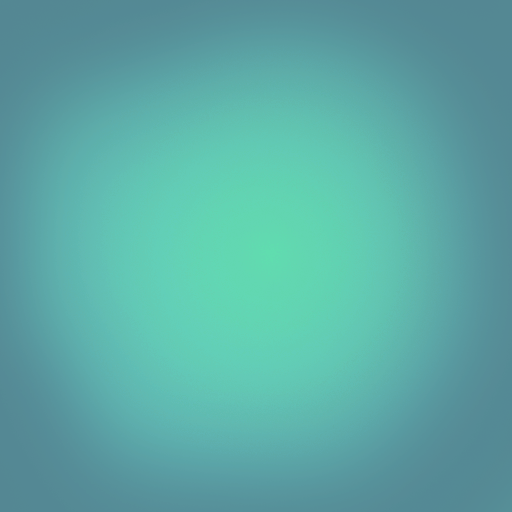
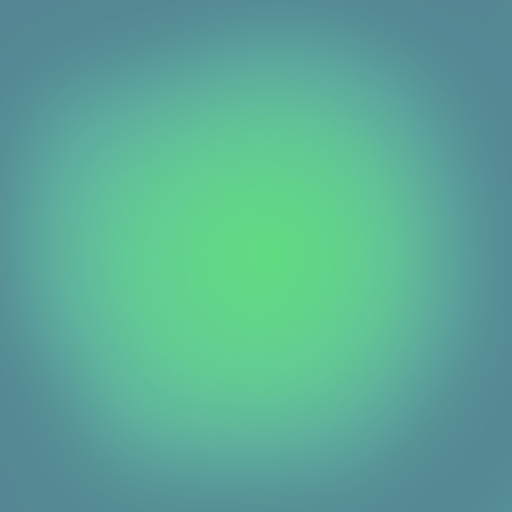
Comparing the layer stacks of the two 512 × 512 images. Changes:
painted on "Layer 1" over (x1=0, y1=10, x2=496, y2=512)
